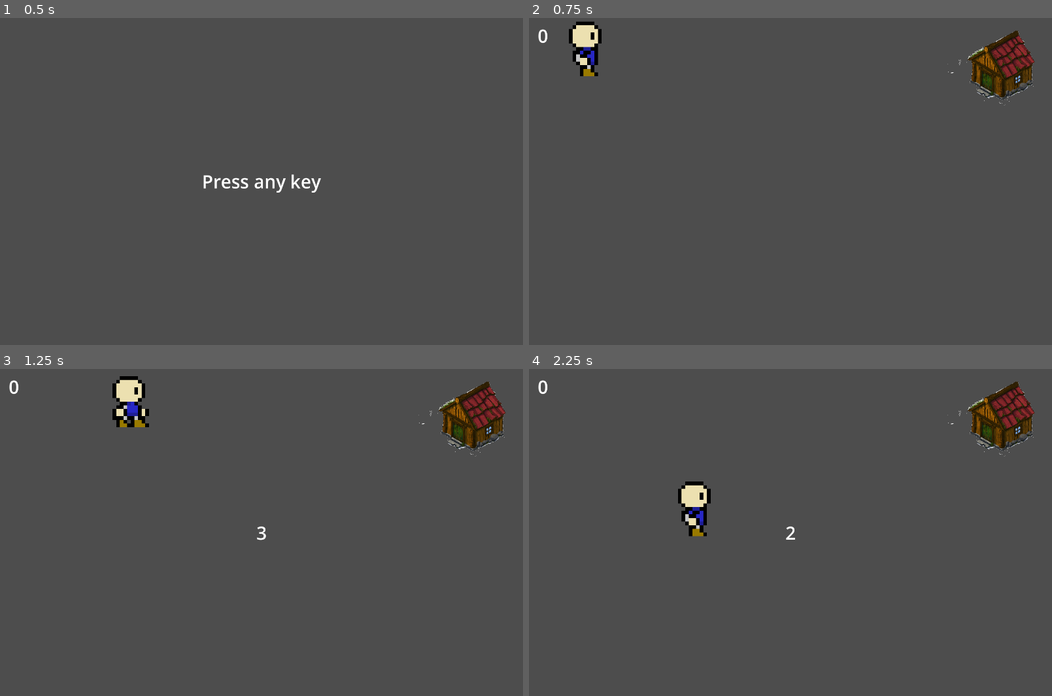
Above: before the commit, frames 1-4 (two rows, left to right).
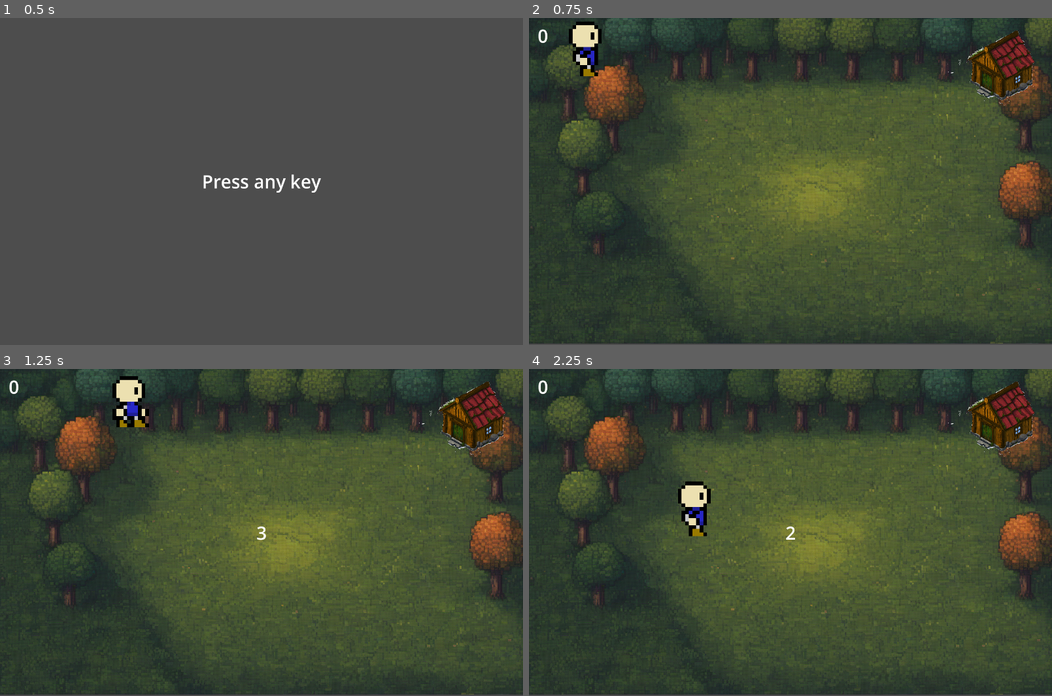
Above: after the commit, the same moments.

Repository: sygi/dog_game
Game: Godot game, scene res://game.tscn
Two runs of this game, one before a commit and one after it. Both use one fixed random seed, a clock stepped at 60 frames per second and the inputs below.
Inputs:
- Up to frame 1 (0.5 s): no input
- Up to frame 2 (0.75 s): tap Enter at 0.5 s; hold Right (right) from 0.53 s (still down); tap Space (select) at 0.6 s
- Up to frame 3 (1.25 s): keep holding Right (right)
- Up to frame 4 (2.25 s): release Right (right) at 1.28 s; hold Down (down) 1.28-2.03 s; tap Space (select) at 1.35, 2.1 s; hold Right (right) from 2.03 s (still down)

Frame 1 is identical in both runs. In frame 2, 88% of the frame differs, in the area x 0-100%, y 0-100%; in frame 3, 88%; in frame 4, 88%.

Commit message:
background

Diff:
--- a/root.tscn
+++ b/root.tscn
@@ -3,6 +3,7 @@
 [ext_resource type="Script" path="res://root.gd" id="1_437ge"]
 [ext_resource type="PackedScene" uid="uid://8efwgxdpe0vr" path="res://player.tscn" id="1_gayhf"]
 [ext_resource type="PackedScene" uid="uid://bj8otl58obswd" path="res://house.tscn" id="3_k61eu"]
+[ext_resource type="Texture2D" uid="uid://b6d27ygdfujlv" path="res://assets/background1.png" id="3_ubsuu"]
 [ext_resource type="Script" path="res://release_warning.gd" id="4_yx7kf"]
 
 [sub_resource type="Theme" id="Theme_58q5j"]
@@ -26,6 +27,9 @@
 [node name="Player" parent="." instance=ExtResource("1_gayhf")]
 
 [node name="Background" type="Sprite2D" parent="."]
+z_index = -1
+texture = ExtResource("3_ubsuu")
+centered = false
 
 [node name="Dogs" type="Node2D" parent="."]
 
Binary file added: assets/background1.png
